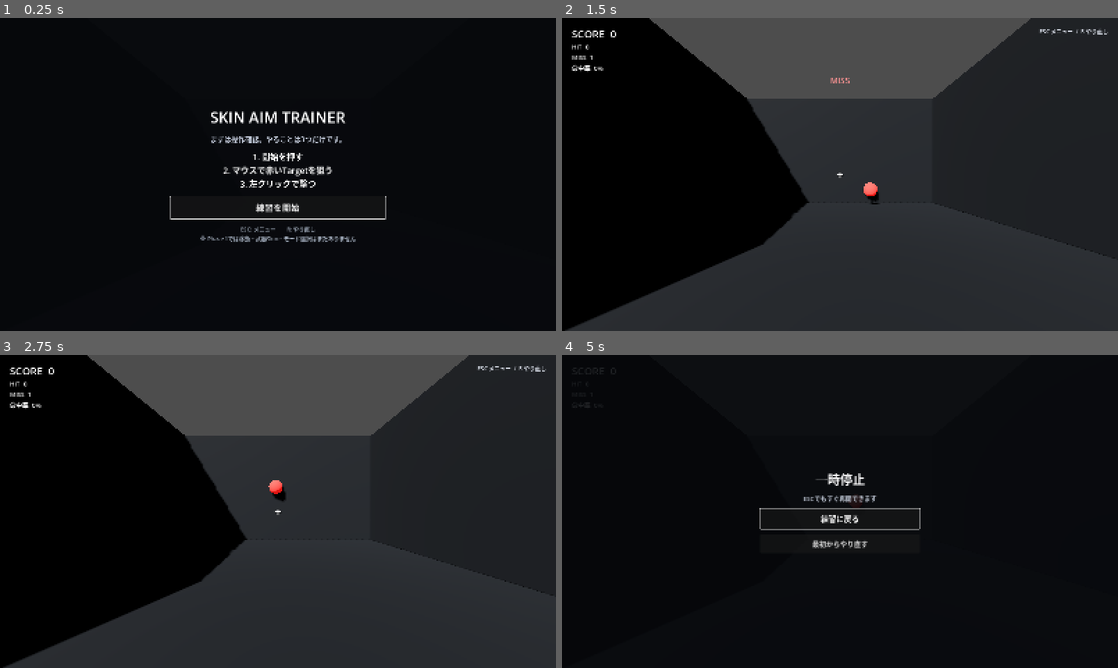
Above: before the commit, frames 1-4 (two rows, left to right).
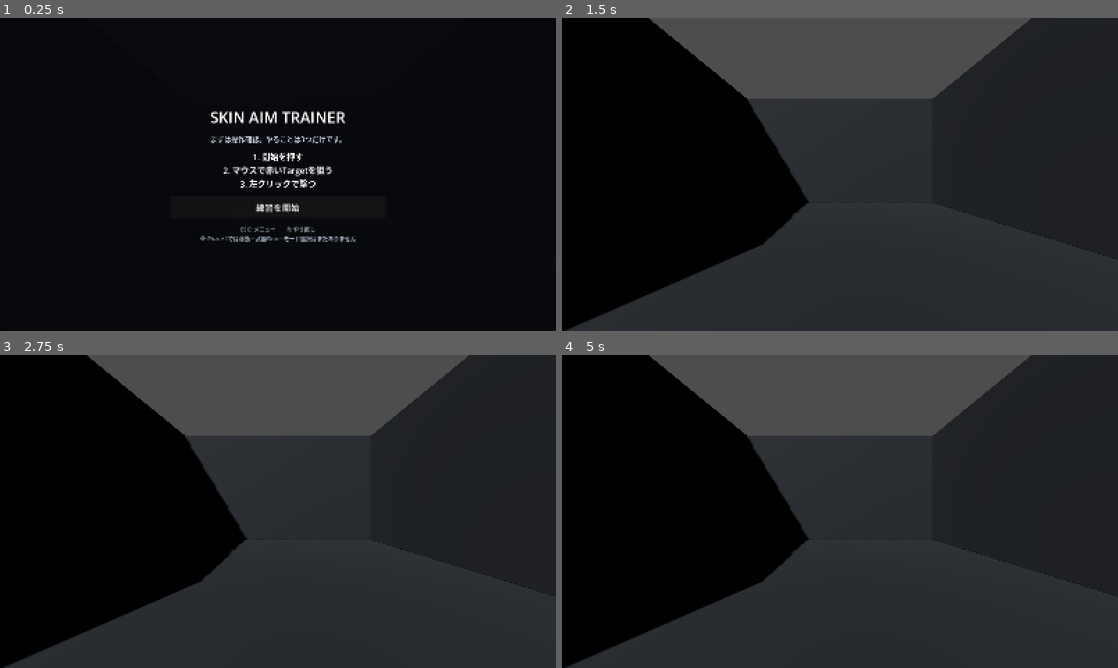
Above: after the commit, the same moments.

Repository: EliteMay/Skin-Aim-Trainer
Game: Godot game, scene res://scenes/main.tscn
Same seed, same stepped clock (60 frames per second), same inputs: the game is played once before the commit and once after it.
Inputs (mouse positions are in pixels of both pictures, inside the frame that each line leads up to):
- Up to frame 1 (0.25 s): no input
- Up to frame 2 (1.5 s): click "練習を開始" at 0.5 s; tap Enter at 1.25 s; move the mouse to (867, 174) at 1.27 s; tap R at 1.35 s; click (867, 174) at 1.42 s
- Up to frame 3 (2.75 s): move the mouse to (250, 511) at 2.02 s; tap R at 2.1 s; click (250, 511) at 2.17 s
- Up to frame 4 (5 s): move the mouse to (851, 505) at 2.77 s; tap R at 2.85, 3.6, 4.35 s; click (851, 505) at 2.92 s; move the mouse to (834, 517) at 3.52 s; click (834, 517) at 3.67 s; move the mouse to (878, 514) at 4.27 s; click (878, 514) at 4.42 s; tap Escape at 4.9 s

The runs differ from the first frame. In frame 1, 0.2% of the frame differs, in the area x 30-70%, y 56-65%; in frame 2, 0.5%; in frame 3, 0.5%; in frame 4, 50%, in the area x 1-100%, y 0-100%.
Error after the commit: Invalid access to property or key 'pressed' on a base object of type 'null instance'. (res://scripts/aim_trainer.gd:98)

Commit message:
feat: add sensitivity settings and precise mouse input

Diff:
--- a/scripts/aim_trainer.gd
+++ b/scripts/aim_trainer.gd
@@ -12,8 +12,16 @@
 const TARGET_RADIUS := 0.62
 const TARGET_X_RANGE := Vector2(-5.2, 5.2)
 const TARGET_Y_RANGE := Vector2(0.2, 4.6)
-const MOUSE_DEGREES_PER_PIXEL := 0.08
 const PITCH_LIMIT_DEGREES := 72.0
+
+const SETTINGS_PATH := "user://settings.cfg"
+const SETTINGS_SECTION := "aim"
+const DEFAULT_DPI := 1600.0
+const DEFAULT_VALORANT_SENSITIVITY := 0.1
+const MIN_DPI := 100.0
+const MAX_DPI := 32000.0
+const MIN_VALORANT_SENSITIVITY := 0.001
+const MAX_VALORANT_SENSITIVITY := 10.0
 
 @onready var camera: Camera3D = $Camera3D
 @onready var target_root: Node3D = $TargetRoot
@@ -30,12 +38,38 @@
 
 @onready var start_overlay: Control = $UI/StartOverlay
 @onready var start_button: Button = $UI/StartOverlay/Center/Content/StartButton
+@onready var start_sensitivity_label: Label = (
+	$UI/StartOverlay/Center/Content/CurrentSensitivity
+)
+@onready var start_settings_button: Button = (
+	$UI/StartOverlay/Center/Content/SettingsButton
+)
 
 @onready var pause_overlay: Control = $UI/PauseOverlay
 @onready var resume_button: Button = $UI/PauseOverlay/Center/Content/ResumeButton
 @onready var restart_button: Button = $UI/PauseOverlay/Center/Content/RestartButton
+@onready var pause_sensitivity_label: Label = (
+	$UI/PauseOverlay/Center/Content/SensitivitySummary
+)
+@onready var pause_settings_button: Button = (
+	$UI/PauseOverlay/Center/Content/SettingsButton
+)
+
+@onready var settings_overlay: Control = $UI/SettingsOverlay
+@onready var dpi_input: SpinBox = $UI/SettingsOverlay/Center/Content/Fields/DpiInput
+@onready var sensitivity_input: SpinBox = (
+	$UI/SettingsOverlay/Center/Content/Fields/SensitivityInput
+)
+@onready var settings_metrics: Label = $UI/SettingsOverlay/Center/Content/Metrics
+@onready var save_settings_button: Button = (
+	$UI/SettingsOverlay/Center/Content/SaveButton
+)
+@onready var cancel_settings_button: Button = (
+	$UI/SettingsOverlay/Center/Content/CancelButton
+)
 
 var run_state := RunState.READY
+var settings_return_state := RunState.READY
 var yaw_degrees := 0.0
 var pitch_degrees := 0.0
 var score := 0
@@ -43,6 +77,12 @@
 var hits := 0
 var misses := 0
 
+var mouse_dpi := DEFAULT_DPI
+var valorant_sensitivity := DEFAULT_VALORANT_SENSITIVITY
+var settings_original_dpi := DEFAULT_DPI
+var settings_original_sensitivity := DEFAULT_VALORANT_SENSITIVITY
+var previous_accumulated_input := true
+
 var target_body: StaticBody3D
 var target_mesh: MeshInstance3D
 var rng := RandomNumberGenerator.new()
@@ -50,21 +90,46 @@
 
 func _ready() -> void:
 	rng.randomize()
+
+	previous_accumulated_input = Input.use_accumulated_input
+	Input.use_accumulated_input = false
+
 	start_button.pressed.connect(start_training)
+	start_settings_button.pressed.connect(
+		func() -> void: _open_settings(RunState.READY)
+	)
 	resume_button.pressed.connect(resume_training)
 	restart_button.pressed.connect(restart_training)
+	pause_settings_button.pressed.connect(
+		func() -> void: _open_settings(RunState.PAUSED)
+	)
+	save_settings_button.pressed.connect(_save_settings_and_close)
+	cancel_settings_button.pressed.connect(_cancel_settings)
+	dpi_input.value_changed.connect(_on_settings_value_changed)
+	sensitivity_input.value_changed.connect(_on_settings_value_changed)
 	feedback_timer.timeout.connect(_hide_feedback)
 
+	_load_settings()
+	_sync_settings_controls()
 	_create_target()
 	_show_ready_state()
 	_update_hud()
+	_update_sensitivity_labels()
 
 
 func _exit_tree() -> void:
+	Input.use_accumulated_input = previous_accumulated_input
 	Input.set_mouse_mode(Input.MOUSE_MODE_VISIBLE)
 
 
 func _unhandled_input(event: InputEvent) -> void:
+	if settings_overlay.visible:
+		if event is InputEventKey and event.pressed and not event.echo:
+			if event.keycode == KEY_ESCAPE:
+				_cancel_settings()
+				get_viewport().set_input_as_handled()
+		return
+
 	if event is InputEventKey and event.pressed and not event.echo:
 		if event.keycode == KEY_ESCAPE:
 			if run_state == RunState.PLAYING:
@@ -83,11 +148,14 @@
 		return
 
 	if event is InputEventMouseMotion:
+		if event.screen_relative.is_zero_approx():
+			return
+
 		var rotation := AimMath.apply_mouse_delta(
 			yaw_degrees,
 			pitch_degrees,
-			event.relative,
-			MOUSE_DEGREES_PER_PIXEL,
+			event.screen_relative,
+			AimMath.valorant_degrees_per_count(valorant_sensitivity),
 			PITCH_LIMIT_DEGREES
 		)
 		yaw_degrees = rotation.x
@@ -110,6 +178,7 @@
 	run_state = RunState.PLAYING
 	start_overlay.visible = false
 	pause_overlay.visible = false
+	settings_overlay.visible = false
 	hud.visible = true
 	crosshair.visible = true
 	controls_hint.visible = true
@@ -123,9 +192,11 @@
 
 	run_state = RunState.PAUSED
 	pause_overlay.visible = true
+	settings_overlay.visible = false
 	crosshair.visible = false
 	controls_hint.visible = false
 	Input.set_mouse_mode(Input.MOUSE_MODE_VISIBLE)
+	_update_sensitivity_labels()
 	resume_button.grab_focus()
 
 
@@ -135,6 +206,7 @@
 
 	run_state = RunState.PLAYING
 	pause_overlay.visible = false
+	settings_overlay.visible = false
 	crosshair.visible = true
 	controls_hint.visible = true
 	Input.set_mouse_mode(Input.MOUSE_MODE_CAPTURED)
@@ -145,6 +217,7 @@
 	run_state = RunState.PLAYING
 	start_overlay.visible = false
 	pause_overlay.visible = false
+	settings_overlay.visible = false
 	hud.visible = true
 	crosshair.visible = true
 	controls_hint.visible = true
@@ -157,12 +230,14 @@
 	run_state = RunState.READY
 	start_overlay.visible = true
 	pause_overlay.visible = false
+	settings_overlay.visible = false
 	hud.visible = false
 	crosshair.visible = false
 	controls_hint.visible = false
 	feedback_label.visible = false
 	target_mesh.visible = false
 	Input.set_mouse_mode(Input.MOUSE_MODE_VISIBLE)
+	_update_sensitivity_labels()
 	start_button.grab_focus()
 
 
@@ -249,6 +324,135 @@
 	accuracy_label.text = "命中率  %d%%" % int(round(accuracy))
 
 
+func _load_settings() -> void:
+	var config := ConfigFile.new()
+	if config.load(SETTINGS_PATH) != OK:
+		mouse_dpi = DEFAULT_DPI
+		valorant_sensitivity = DEFAULT_VALORANT_SENSITIVITY
+		return
+
+	mouse_dpi = clampf(
+		float(config.get_value(SETTINGS_SECTION, "dpi", DEFAULT_DPI)),
+		MIN_DPI,
+		MAX_DPI
+	)
+	valorant_sensitivity = clampf(
+		float(
+			config.get_value(
+				SETTINGS_SECTION,
+				"valorant_sensitivity",
+				DEFAULT_VALORANT_SENSITIVITY
+			)
+		),
+		MIN_VALORANT_SENSITIVITY,
+		MAX_VALORANT_SENSITIVITY
+	)
+
+
+func _save_settings() -> Error:
+	var config := ConfigFile.new()
+	config.set_value(SETTINGS_SECTION, "dpi", mouse_dpi)
+	config.set_value(
+		SETTINGS_SECTION,
+		"valorant_sensitivity",
+		valorant_sensitivity
+	)
+	return config.save(SETTINGS_PATH)
+
+
+func _sync_settings_controls() -> void:
+	dpi_input.set_value_no_signal(mouse_dpi)
+	sensitivity_input.set_value_no_signal(valorant_sensitivity)
+	_update_settings_preview()
+
+
+func _open_settings(return_state: int) -> void:
+	settings_return_state = return_state
+	settings_original_dpi = mouse_dpi
+	settings_original_sensitivity = valorant_sensitivity
+
+	start_overlay.visible = false
+	pause_overlay.visible = false
+	settings_overlay.visible = true
+	Input.set_mouse_mode(Input.MOUSE_MODE_VISIBLE)
+	_sync_settings_controls()
+	dpi_input.grab_focus()
+
+
+func _save_settings_and_close() -> void:
+	mouse_dpi = clampf(dpi_input.value, MIN_DPI, MAX_DPI)
+	valorant_sensitivity = clampf(
+		sensitivity_input.value,
+		MIN_VALORANT_SENSITIVITY,
+		MAX_VALORANT_SENSITIVITY
+	)
+
+	var save_error := _save_settings()
+	if save_error != OK:
+		settings_metrics.text = (
+			"設定を保存できませんでした。Error: %d" % save_error
+		)
+		return
+
+	_update_sensitivity_labels()
+	_close_settings()
+
+
+func _cancel_settings() -> void:
+	mouse_dpi = settings_original_dpi
+	valorant_sensitivity = settings_original_sensitivity
+	_sync_settings_controls()
+	_update_sensitivity_labels()
+	_close_settings()
+
+
+func _close_settings() -> void:
+	settings_overlay.visible = false
+
+	if settings_return_state == RunState.PAUSED:
+		run_state = RunState.PAUSED
+		pause_overlay.visible = true
+		resume_button.grab_focus()
+	else:
+		run_state = RunState.READY
+		start_overlay.visible = true
+		start_button.grab_focus()
+
+
+func _on_settings_value_changed(_value: float) -> void:
+	mouse_dpi = clampf(dpi_input.value, MIN_DPI, MAX_DPI)
+	valorant_sensitivity = clampf(
+		sensitivity_input.value,
+		MIN_VALORANT_SENSITIVITY,
+		MAX_VALORANT_SENSITIVITY
+	)
+	_update_settings_preview()
+
+
+func _update_settings_preview() -> void:
+	var current_edpi := AimMath.edpi(mouse_dpi, valorant_sensitivity)
+	var cm360 := AimMath.cm_per_360(mouse_dpi, valorant_sensitivity)
+	settings_metrics.text = (
+		"eDPI: %.1f\ncm / 360°: %.2f cm\n"
+		+ "回転係数: %.5f° / input count"
+	) % [
+		current_edpi,
+		cm360,
+		AimMath.valorant_degrees_per_count(valorant_sensitivity)
+	]
+
+
+func _update_sensitivity_labels() -> void:
+	var current_edpi := AimMath.edpi(mouse_dpi, valorant_sensitivity)
+	var summary := "%d DPI  /  VALORANT %.3f  /  %.0f eDPI" % [
+		int(round(mouse_dpi)),
+		valorant_sensitivity,
+		current_edpi
+	]
+	start_sensitivity_label.text = summary
+	pause_sensitivity_label.text = summary
+
+
 func _show_feedback(text: String, color: Color) -> void:
 	feedback_label.text = text
 	feedback_label.add_theme_color_override("font_color", color)
